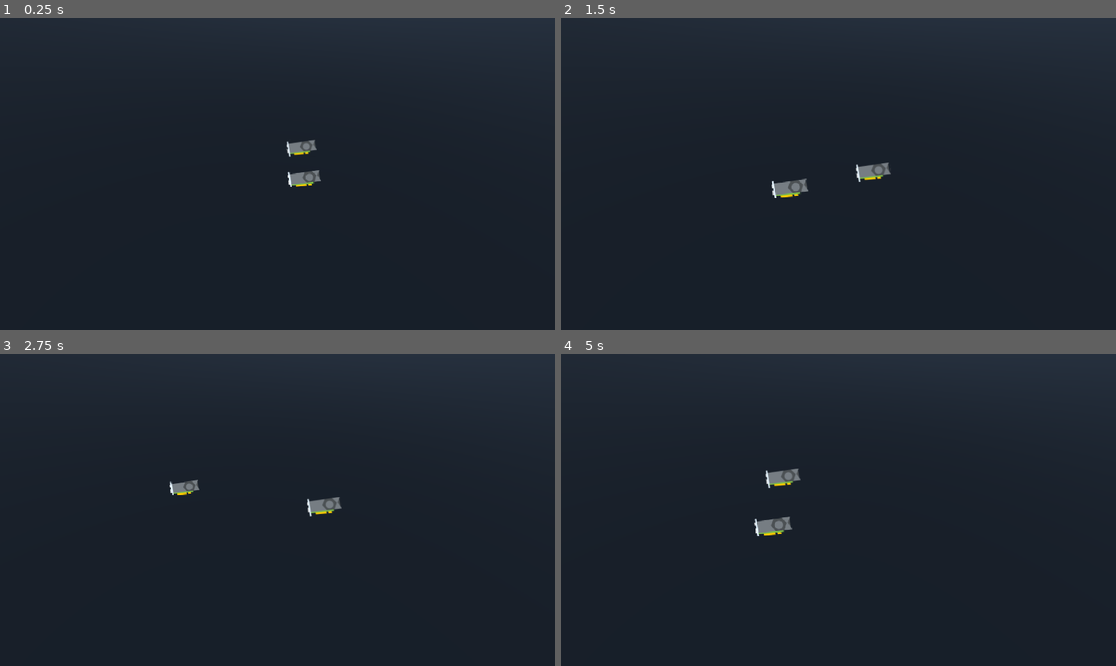
Above: before the commit, frames 1-4 (two rows, left to right).
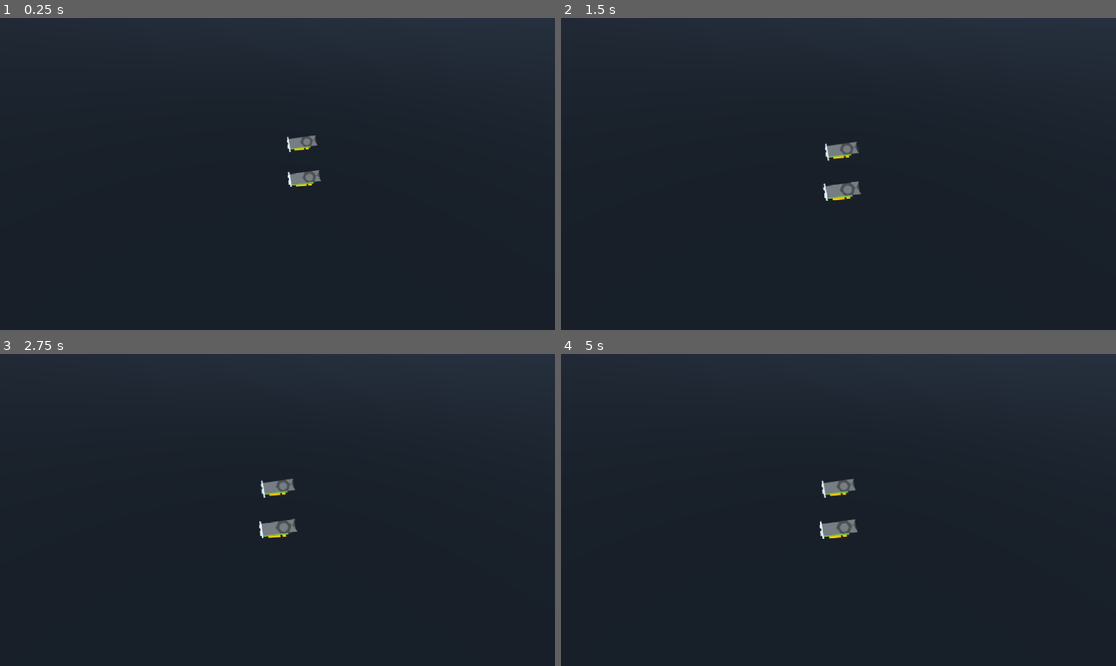
Above: after the commit, the same moments.

Repository: sundowns/full-scale-operation
Game: Godot game, scene res://world.tscn
Two runs of this game, one before a commit and one after it. Both use one fixed random seed, a clock stepped at 60 frames per second and the inputs below.
Inputs:
- Up to frame 1 (0.25 s): no input
- Up to frame 2 (1.5 s): tap Enter (ui_accept) at 0.5, 0.77 s; hold D (move_right) 0.53-1.28 s; hold S (move_down) from 1.28 s (still down)
- Up to frame 3 (2.75 s): tap Enter (ui_accept) at 1.52 s; release S (move_down) at 2.03 s; hold D (move_right) from 2.03 s (still down)
- Up to frame 4 (5 s): release D (move_right) at 2.78 s; hold W (move_up) 2.78-3.53 s; tap Enter (ui_accept) at 3.02, 3.77, 4.52 s; hold A (move_left) from 3.53 s (still down)

The runs differ from the first frame. In frame 1, 0.2% of the frame differs, in the area x 51-58%, y 37-45%; in frame 2, 1.1%; in frame 3, 1.0%; in frame 4, 1.2%, in the area x 34-54%, y 36-60%.
Error after the commit: Parse Error: Could not parse global class "Player" from "res://components/player.gd". (res://world.gd:5)

Commit message:
grabbin time

Diff:
--- /dev/null
+++ b/components/grab_box.gd
@@ -0,0 +1,7 @@
+extends Area3D
+class_name GrabBox
+
+@onready var collision_shape_3d: CollisionShape3D = $CollisionShape3D
+
+func set_shape(new_shape: Shape3D) -> void:
+	collision_shape_3d.shape = new_shape
--- /dev/null
+++ b/components/grab_box.tscn
@@ -0,0 +1,11 @@
+[gd_scene load_steps=2 format=3 uid="uid://bdmo2hgrn2rgi"]
+
+[ext_resource type="Script" path="res://components/grab_box.gd" id="1_rii8s"]
+
+[node name="GrabBox" type="Area3D"]
+collision_layer = 4
+collision_mask = 0
+monitoring = false
+script = ExtResource("1_rii8s")
+
+[node name="CollisionShape3D" type="CollisionShape3D" parent="."]
--- a/components/player.gd
+++ b/components/player.gd
@@ -1,10 +1,8 @@
 extends CharacterBody3D
 class_name Player
 
-
 const SPEED = 5.0
 const JUMP_VELOCITY = 4.5
-
 
 func _physics_process(delta: float) -> void:
 	# Add the gravity.
@@ -27,3 +25,7 @@
 		velocity.z = move_toward(velocity.z, 0, SPEED)
 
 	move_and_slide()
+
+
+func _on_graboss_area_entered(area: Area3D) -> void:
+	if area is
--- a/components/player.tscn
+++ b/components/player.tscn
@@ -6,6 +6,9 @@
 [sub_resource type="CapsuleShape3D" id="CapsuleShape3D_5p7xc"]
 radius = 0.25
 height = 1.0
+
+[sub_resource type="BoxShape3D" id="BoxShape3D_euffu"]
+size = Vector3(0.5, 0.5, 0.5)
 
 [node name="Player" type="CharacterBody3D"]
 collision_layer = 2
@@ -17,3 +20,14 @@
 [node name="Sprite3D" type="Sprite3D" parent="."]
 billboard = 1
 texture = ExtResource("2_kl2v7")
+
+[node name="Hand" type="Node3D" parent="."]
+
+[node name="Graboss" type="Area3D" parent="Hand"]
+collision_layer = 0
+collision_mask = 4
+
+[node name="TheShapeWithWhichYouMayGraboss" type="CollisionShape3D" parent="Hand/Graboss"]
+shape = SubResource("BoxShape3D_euffu")
+
+[connection signal="area_entered" from="Hand/Graboss" to="." method="_on_graboss_area_entered"]
--- a/items/item.gd
+++ b/items/item.gd
@@ -1,7 +1,9 @@
 extends Node3D
 
 @export var data: ItemData
+
 @onready var sprite: Sprite3D = $Sprite3D
+@onready var grab_box: GrabBox = $GrabBox
 
 var _is_initialised: bool = false
 
@@ -13,3 +15,4 @@
 func initialise() -> void:
 	_is_initialised = true
 	sprite.texture = data.sprite
+	grab_box.set_shape(data.grab_box_shape)
--- a/items/item.tscn
+++ b/items/item.tscn
@@ -1,8 +1,9 @@
-[gd_scene load_steps=5 format=3 uid="uid://bn0eakvdlj2nl"]
+[gd_scene load_steps=6 format=3 uid="uid://bn0eakvdlj2nl"]
 
 [ext_resource type="Script" path="res://items/item.gd" id="1_0wl3l"]
 [ext_resource type="Script" path="res://src/resources/item_data.gd" id="2_jmgpf"]
 [ext_resource type="Texture2D" uid="uid://b07pmqbhegprm" path="res://assets/genericItem_color_078.png" id="3_aj70g"]
+[ext_resource type="PackedScene" uid="uid://bdmo2hgrn2rgi" path="res://components/grab_box.tscn" id="4_qmdax"]
 
 [sub_resource type="Resource" id="Resource_4que5"]
 script = ExtResource("2_jmgpf")
@@ -16,3 +17,5 @@
 billboard = 1
 texture_filter = 2
 texture = ExtResource("3_aj70g")
+
+[node name="GrabBox" parent="." instance=ExtResource("4_qmdax")]
--- a/project.godot
+++ b/project.godot
@@ -56,6 +56,7 @@
 
 3d_physics/layer_1="World"
 3d_physics/layer_2="Player"
+3d_physics/layer_3="Item"
 
 [rendering]
 
--- a/src/resources/item_data.gd
+++ b/src/resources/item_data.gd
@@ -4,3 +4,5 @@
 @export var sprite: Texture2D
 ## Grams
 @export var weight: float = 1.0
+
+@export var grab_box_shape: Shape3D = BoxShape3D.new()
Not shown: 1 places in components/player.tscn that only renumber resources
